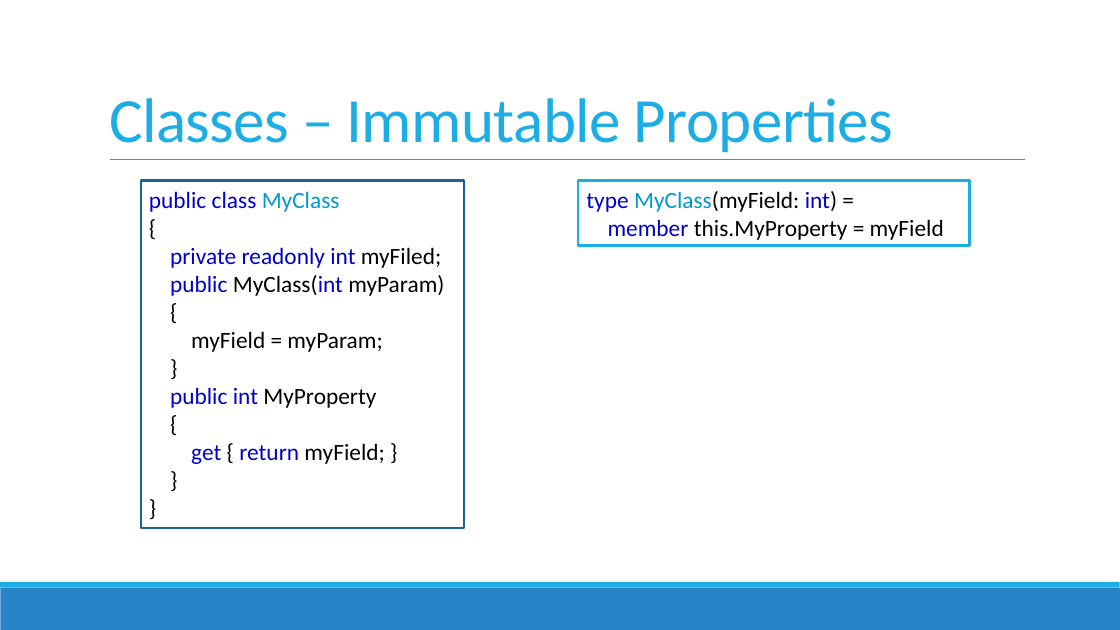
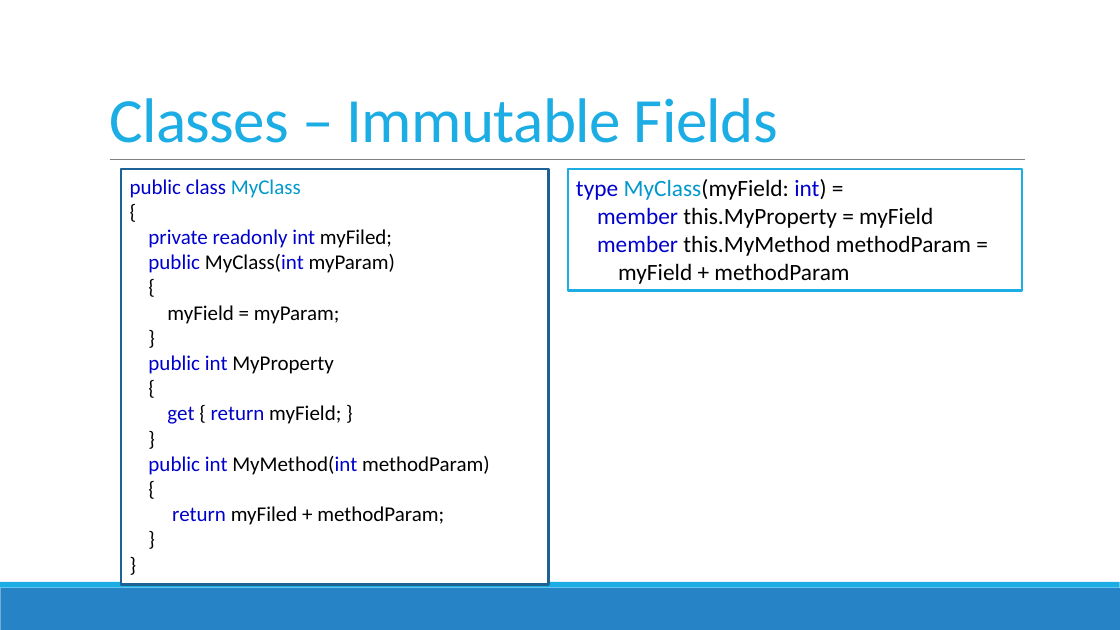
Before and after one commit to jorgef/fsharpworkshop, a slide deck: slide 63 of FSharpWorkshop_Slides.pptx (slide 66 before the commit). Drawn at 1120x630 pixels with LibreOffice and Linux fonts; fonts in the diff are those of the drawing. Boxes give left, top, right and bottom in pixels: in the first picture for what was removed or moved away, otherwise in the second. Text is boxed around its words. In the diff, an @@ line names an element or a change of style, - is before the commit and + after.

```diff
--- a/FSharpWorkshop_Slides.pptx
+++ b/FSharpWorkshop_Slides.pptx
@@ title at [109,98,778,143]: text changed @@
-Classes – Immutable Properties
+Classes – Immutable Fields
@@ text in rectangle at [121,169,549,585]: paragraph added @@
+}
@@ rectangle "public class MyClass": place and size @@
-rectangle "public class MyClass" at [141,181,465,528]
+rectangle "public class MyClass" at [121,169,549,585]
@@ text in rectangle at [130,179,395,424]: size 20 to 18 pt in "public class MyClass", "{", "private readonly int myFiled;", "public MyClass(int myParam)" and 8 more places @@
@@ rectangle "type MyClass(myField: int) =": place and size @@
-rectangle "type MyClass(myField: int) =" at [578,181,970,245]
+rectangle "type MyClass(myField: int) =" at [568,169,1023,291]
@@ text in rectangle at [597,235,971,284]: paragraphs added @@
+member this.MyMethod methodParam =
+myField + methodParam
@@ text in rectangle at [148,456,490,525]: paragraphs added @@
+public int MyMethod(int methodParam)
+{
+return myFiled + methodParam;
```
Also in this commit, not shown: 10 other slides changed, 1 slide added, 7 slides removed, 10 other files.
